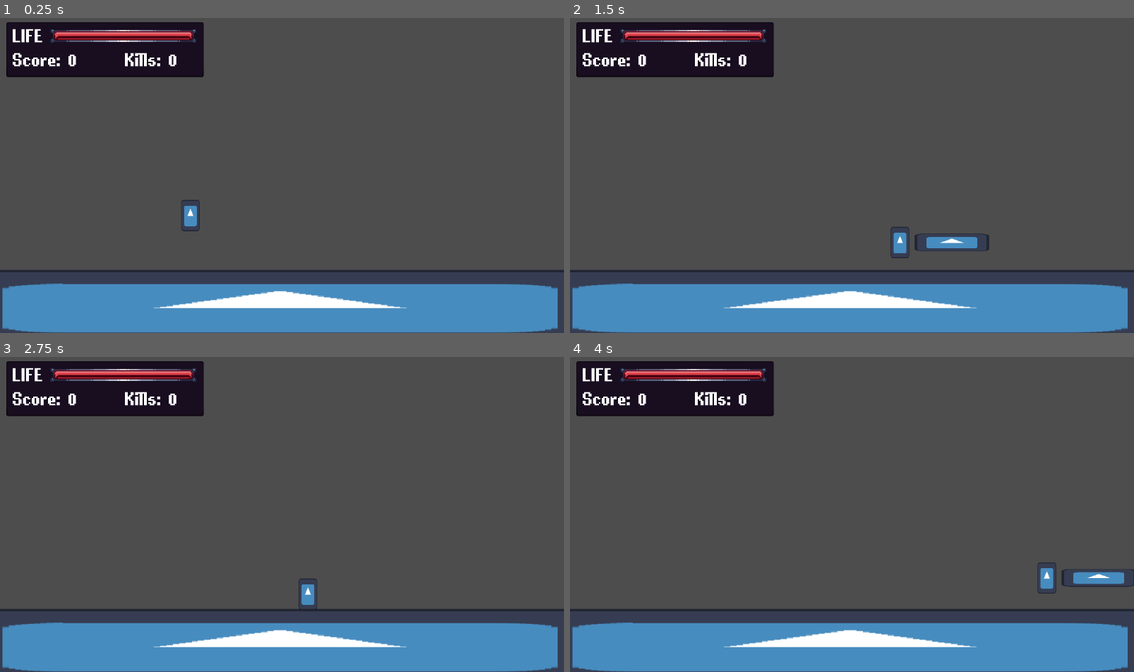
Above: before the commit, frames 1-4 (two rows, left to right).
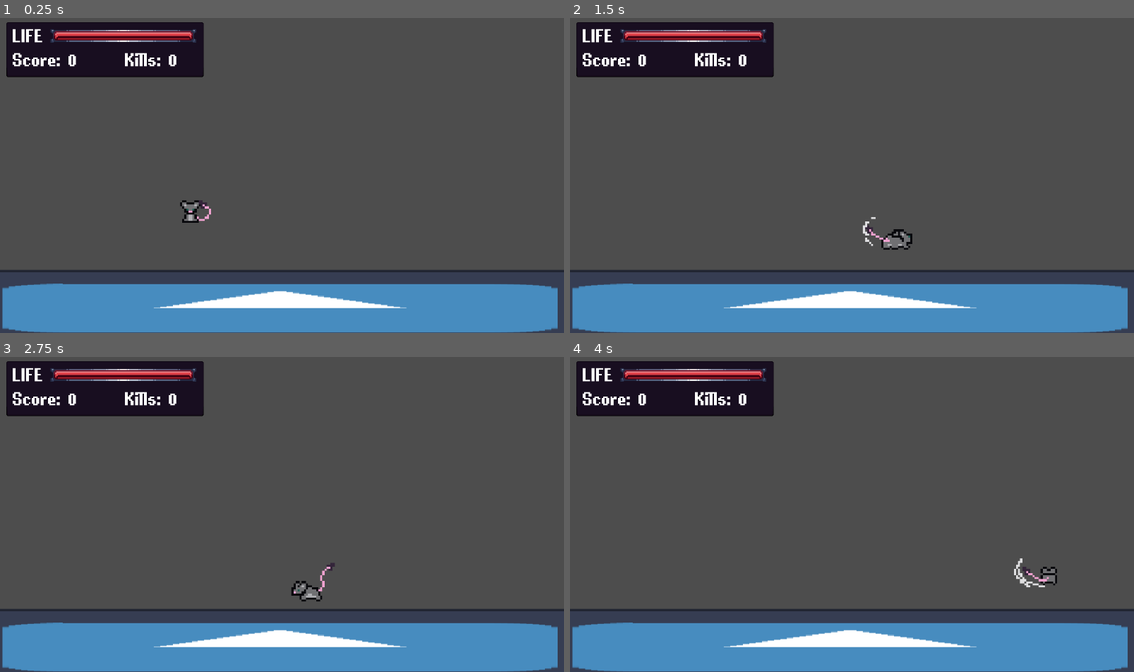
Above: after the commit, the same moments.

Repository: SamHam251/Tutle
Game: Godot game, scene res://scenes/game.tscn
Same seed, same stepped clock (60 frames per second), same inputs: the game is played once before the commit and once after it. The engine's default icon, where the game draws it, is replaced by a stand-in: a white triangle on a blue panel in a dark square.
Inputs (mouse positions are in pixels of both pictures, inside the frame that each line leads up to):
- Up to frame 1 (0.25 s): no input
- Up to frame 2 (1.5 s): tap Enter (ui_accept) at 0.5, 0.77 s; move the mouse to (976, 159) at 0.52 s; hold Right (ui_right) from 0.53 s (still down); right-click (976, 159) at 0.6 s; click (976, 159) at 0.8 s; move the mouse to (739, 191) at 1.27 s; click (739, 191) at 1.35 s
- Up to frame 3 (2.75 s): tap Enter (ui_accept) at 1.52 s; right-click (169, 530) at 1.55 s; move the mouse to (338, 445) at 2.02 s; release Right (ui_right) at 2.03 s; hold Left (ui_left) from 2.03 s (still down); right-click (338, 445) at 2.1 s; click (338, 445) at 2.3 s
- Up to frame 4 (4 s): move the mouse to (823, 577) at 2.77 s; release Left (ui_left) at 2.78 s; hold Right (ui_right) from 2.78 s (still down); click (823, 577) at 2.85 s; tap Enter (ui_accept) at 3.02, 3.77 s; right-click (823, 577) at 3.05 s; move the mouse to (1021, 561) at 3.52 s; right-click (1021, 561) at 3.6 s; click (1021, 561) at 3.8 s

The runs differ from the first frame. In frame 1, 0.3% of the frame differs, in the area x 31-38%, y 57-68%; in frame 2, 0.9%, in the area x 51-75%, y 63-77%; in frame 3, 0.4%; in frame 4, 0.8%.

Commit message:
Fixed Sprites

Diff:
--- a/scenes/player.tscn
+++ b/scenes/player.tscn
@@ -2,6 +2,11 @@
 
 [ext_resource type="Texture2D" uid="uid://barq67eed08is" path="res://icon.svg" id="1_4flbx"]
 [ext_resource type="Script" uid="uid://cl6krmkonue5d" path="res://scripts/character_body_2d.gd" id="1_onrkg"]
+[ext_resource type="Texture2D" uid="uid://bmh7uf78dypsx" path="res://assets/sprites/PlayerSprites/ground slam (1).png" id="3_fjrip"]
+[ext_resource type="Texture2D" uid="uid://xdxc30cgdabi" path="res://assets/sprites/PlayerSprites/idle animation.png" id="4_smehm"]
+[ext_resource type="Texture2D" uid="uid://noon4ory0l1u" path="res://assets/sprites/PlayerSprites/running animation.png" id="5_ur7pv"]
+[ext_resource type="Texture2D" uid="uid://dkia36bj2eqds" path="res://assets/sprites/PlayerSprites/slashing animation.png" id="6_y4r1p"]
+[ext_resource type="Texture2D" uid="uid://xldws1u2snf3" path="res://assets/sprites/PlayerSprites/spinning animation.png" id="7_d2wvv"]
 
 [sub_resource type="CapsuleShape2D" id="CapsuleShape2D_g4v7s"]
 radius = 8.0
@@ -22,14 +27,185 @@
 radius = 5.0
 height = 22.0
 
+[sub_resource type="AtlasTexture" id="AtlasTexture_3v2ag"]
+atlas = ExtResource("3_fjrip")
+region = Rect2(0, 0, 36, 36)
+
+[sub_resource type="AtlasTexture" id="AtlasTexture_jej6c"]
+atlas = ExtResource("3_fjrip")
+region = Rect2(36, 0, 36, 36)
+
+[sub_resource type="AtlasTexture" id="AtlasTexture_f1ej7"]
+atlas = ExtResource("3_fjrip")
+region = Rect2(0, 36, 36, 36)
+
+[sub_resource type="AtlasTexture" id="AtlasTexture_oprun"]
+atlas = ExtResource("3_fjrip")
+region = Rect2(36, 36, 36, 36)
+
+[sub_resource type="AtlasTexture" id="AtlasTexture_a8ls1"]
+atlas = ExtResource("4_smehm")
+region = Rect2(0, 0, 36, 36)
+
+[sub_resource type="AtlasTexture" id="AtlasTexture_qfm1y"]
+atlas = ExtResource("4_smehm")
+region = Rect2(36, 0, 36, 36)
+
+[sub_resource type="AtlasTexture" id="AtlasTexture_fulsm"]
+atlas = ExtResource("4_smehm")
+region = Rect2(0, 36, 36, 36)
+
+[sub_resource type="AtlasTexture" id="AtlasTexture_4r5pv"]
+atlas = ExtResource("4_smehm")
+region = Rect2(36, 36, 36, 36)
+
+[sub_resource type="AtlasTexture" id="AtlasTexture_60mlk"]
+atlas = ExtResource("5_ur7pv")
+region = Rect2(0, 0, 36, 36)
+
+[sub_resource type="AtlasTexture" id="AtlasTexture_i4ail"]
+atlas = ExtResource("5_ur7pv")
+region = Rect2(36, 0, 36, 36)
+
+[sub_resource type="AtlasTexture" id="AtlasTexture_a38lo"]
+atlas = ExtResource("5_ur7pv")
+region = Rect2(0, 36, 36, 36)
+
+[sub_resource type="AtlasTexture" id="AtlasTexture_4ni07"]
+atlas = ExtResource("5_ur7pv")
+region = Rect2(36, 36, 36, 36)
+
+[sub_resource type="AtlasTexture" id="AtlasTexture_l71n6"]
+atlas = ExtResource("6_y4r1p")
+region = Rect2(0, 0, 36, 36)
+
+[sub_resource type="AtlasTexture" id="AtlasTexture_ke2ow"]
+atlas = ExtResource("6_y4r1p")
+region = Rect2(36, 0, 36, 36)
+
+[sub_resource type="AtlasTexture" id="AtlasTexture_ujl30"]
+atlas = ExtResource("6_y4r1p")
+region = Rect2(0, 36, 36, 36)
+
+[sub_resource type="AtlasTexture" id="AtlasTexture_31cv2"]
+atlas = ExtResource("6_y4r1p")
+region = Rect2(36, 36, 36, 36)
+
+[sub_resource type="AtlasTexture" id="AtlasTexture_pf23h"]
+atlas = ExtResource("7_d2wvv")
+region = Rect2(0, 0, 36, 36)
+
+[sub_resource type="AtlasTexture" id="AtlasTexture_dt7fs"]
+atlas = ExtResource("7_d2wvv")
+region = Rect2(36, 0, 36, 36)
+
+[sub_resource type="AtlasTexture" id="AtlasTexture_wqfne"]
+atlas = ExtResource("7_d2wvv")
+region = Rect2(0, 36, 36, 36)
+
+[sub_resource type="AtlasTexture" id="AtlasTexture_wnwbv"]
+atlas = ExtResource("7_d2wvv")
+region = Rect2(36, 36, 36, 36)
+
+[sub_resource type="AtlasTexture" id="AtlasTexture_gl8cc"]
+atlas = ExtResource("7_d2wvv")
+region = Rect2(0, 72, 36, 36)
+
+[sub_resource type="SpriteFrames" id="SpriteFrames_g4v7s"]
+animations = [{
+"frames": [{
+"duration": 1.0,
+"texture": SubResource("AtlasTexture_3v2ag")
+}, {
+"duration": 1.0,
+"texture": SubResource("AtlasTexture_jej6c")
+}, {
+"duration": 1.0,
+"texture": SubResource("AtlasTexture_f1ej7")
+}, {
+"duration": 1.0,
+"texture": SubResource("AtlasTexture_oprun")
+}],
+"loop": 0,
+"name": &"downslash",
+"speed": 15.0
+}, {
+"frames": [{
+"duration": 1.0,
+"texture": SubResource("AtlasTexture_a8ls1")
+}, {
+"duration": 1.0,
+"texture": SubResource("AtlasTexture_qfm1y")
+}, {
+"duration": 1.0,
+"texture": SubResource("AtlasTexture_fulsm")
+}, {
+"duration": 1.0,
+"texture": SubResource("AtlasTexture_4r5pv")
+}],
+"loop": 1,
+"name": &"idle",
+"speed": 5.0
+}, {
+"frames": [{
+"duration": 1.0,
+"texture": SubResource("AtlasTexture_60mlk")
+}, {
+"duration": 1.0,
+"texture": SubResource("AtlasTexture_i4ail")
+}, {
+"duration": 1.0,
+"texture": SubResource("AtlasTexture_a38lo")
+}, {
+"duration": 1.0,
+"texture": SubResource("AtlasTexture_4ni07")
+}],
+"loop": 0,
+"name": &"running",
+"speed": 7.0
+}, {
+"frames": [{
+"duration": 1.0,
+"texture": SubResource("AtlasTexture_l71n6")
+}, {
+"duration": 1.0,
+"texture": SubResource("AtlasTexture_ke2ow")
+}, {
+"duration": 1.0,
+"texture": SubResource("AtlasTexture_ujl30")
+}, {
+"duration": 1.0,
+"texture": SubResource("AtlasTexture_31cv2")
+}],
+"loop": 0,
+"name": &"slash",
+"speed": 15.0
+}, {
+"frames": [{
+"duration": 1.0,
+"texture": SubResource("AtlasTexture_pf23h")
+}, {
+"duration": 1.0,
+"texture": SubResource("AtlasTexture_dt7fs")
+}, {
+"duration": 1.0,
+"texture": SubResource("AtlasTexture_wqfne")
+}, {
+"duration": 1.0,
+"texture": SubResource("AtlasTexture_wnwbv")
+}, {
+"duration": 1.0,
+"texture": SubResource("AtlasTexture_gl8cc")
+}],
+"loop": 0,
+"name": &"spinning",
+"speed": 15.0
+}]
+
 [node name="Player" type="CharacterBody2D" unique_id=1298181546 groups=["friendly", "player"]]
 collision_layer = 16
 script = ExtResource("1_onrkg")
 
-[node name="Sprite2D" type="Sprite2D" parent="." unique_id=261331796]
-scale = Vector2(0.14843751, 0.24999999)
-texture = ExtResource("1_4flbx")
-
 [node name="CollisionHitbox" type="CollisionShape2D" parent="." unique_id=187735370]
 shape = SubResource("CapsuleShape2D_g4v7s")
 
@@ -127,6 +303,13 @@
 [node name="SlashTimer" type="Timer" parent="." unique_id=525837217]
 wait_time = 0.3
 one_shot = true
+
+[node name="AnimatedSprite2D" type="AnimatedSprite2D" parent="." unique_id=857724279]
+texture_filter = 1
+position = Vector2(1.1920929e-07, -7)
+scale = Vector2(2.097222, 2.097222)
+sprite_frames = SubResource("SpriteFrames_g4v7s")
+animation = &"idle"
 
 [connection signal="area_entered" from="RightSlash" to="." method="right_slash"]
 [connection signal="area_entered" from="UpSlash" to="." method="up_slash"]
--- a/scripts/character_body_2d.gd
+++ b/scripts/character_body_2d.gd
@@ -4,7 +4,7 @@
 const SPEED = 300.0
 const JUMP_VELOCITY = -500.0
 @onready var ParryTimer = $"ParryTimer"
-@onready var original_color = $Sprite2D.modulate
+@onready var original_color = $AnimatedSprite2D.modulate
 var up_or_down = 0
 var slashable = true
 var in_range = false
@@ -13,6 +13,8 @@
 var lunge_vel = Vector2.ZERO
 var facing_direction = Vector2.DOWN
 @onready var CollisionHitbox = $CollisionHitbox
+var is_attacking = false
+@onready var sprite: AnimatedSprite2D = $AnimatedSprite2D
 
 # Knockback constants and also iframes i guess
 const KNOCKBACK = Vector2(-200, -150)  # sets your velocity to this when you take damage. sign of x-value depends on the hit direction.
@@ -26,6 +28,8 @@
 	saved_direction = Input.get_vector("ui_left", "ui_right", "ui_up", "ui_down")
 	if saved_direction != Vector2.ZERO:
 		facing = saved_direction
+	if not is_attacking:
+		sprite.play("idle")
 
 	lunge_vel = lunge_vel.move_toward(Vector2.ZERO, 800.0*delta)
 	# Add the gravity.
@@ -38,9 +42,17 @@
 
 		var direction := Input.get_axis("ui_left", "ui_right")
 		if direction:
-
 			velocity.x = direction * SPEED
+			if velocity.x > 0:
+				if not is_attacking:
+					sprite.flip_h = false
+					sprite.play("running")
+			else:
+				if not is_attacking:
+					sprite.flip_h = true
+					sprite.play("running")
 		else:
+
 			velocity.x = move_toward(velocity.x, 0, SPEED)
 		velocity.x += lunge_vel.x
 		if lunge_vel.y != 0:
@@ -48,44 +60,67 @@
 				lunge_vel.y = 0
 			velocity.y = lunge_vel.y
 
+	#velocity == Vector2.ZERO and
+
+
 	move_and_slide()
 	#facing directions
 	if Input.is_action_just_pressed("Slash") and slashable == true:
+		is_attacking = true
 		if facing.y > 0 and not is_on_floor():
 			# print("Slashed down")
+			sprite.play("downslash")
 			slashable = false
 			$Pogo.monitoring = true
-			$Pogo/DownslashSprite.visible = true
-			$SlashTimer.start()
+			$SlashTimer.start()
+			await sprite.animation_finished
+			is_attacking = false
+		elif facing.y > 0:
+				# print("Slashed left")
+			sprite.flip_h = true
+			sprite.play("slash")
+			slashable = false
+			$LeftSlash.monitoring = true
+			$SlashTimer.start()
+			await sprite.animation_finished
+			is_attacking = false
 		elif facing.y < 0:
 			# print("Slashed up")
+			sprite.play("spinning")
 			slashable = false
 			$UpSlash.monitoring = true
-			$"UpSlash/UpSlashSprite".visible = true
-			$SlashTimer.start()
+			$SlashTimer.start()
+			await sprite.animation_finished
+			is_attacking = false
 		elif facing.x > 0:
+			sprite.flip_h = false
+			sprite.play("slash")
 			# print("Slashed right")
 			slashable = false
 			$RightSlash.monitoring = true
-			$RightSlash/RightSlashSprite.visible = true
-			$SlashTimer.start()
+			$SlashTimer.start()
+			await sprite.animation_finished
+			is_attacking = false
 		elif facing.x < 0:
 			# print("Slashed left")
-			slashable = false
-			$LeftSlash/LeftSlashSprite.visible = true
+			sprite.flip_h = true
+			sprite.play("slash")
+			slashable = false
 			$LeftSlash.monitoring = true
 			$SlashTimer.start()
+			await sprite.animation_finished
+			is_attacking = false
 
 	#parry
 	if Input.is_action_just_pressed("Parry"):
 		Global.parry = true
-		$Sprite2D.modulate = Color(original_color.r * 10, original_color.g * 10, original_color.b * 10, original_color.a)
+		sprite.modulate = Color(original_color.r * 10, original_color.g * 10, original_color.b * 10, original_color.a)
 		set_collision_layer_value(8, true)
 		ParryTimer.start()
 		reset_slash()
 
 func reset_parry() -> void:
-	$Sprite2D.modulate = original_color
+	sprite.modulate = original_color
 	Global.parry = false
 	Global.parried = false
 	set_collision_layer_value(8, false)
@@ -98,10 +133,6 @@
 	$UpSlash.monitoring = false
 	$Pogo.monitoring = false
 	$LeftSlash.monitoring = false
-	$RightSlash/RightSlashSprite.visible = false
-	$"UpSlash/UpSlashSprite".visible = false
-	$Pogo/DownslashSprite.visible = false
-	$LeftSlash/LeftSlashSprite.visible = false
 	slashable = true
 	# print("return")
 
Binary file added: assets/sprites/PlayerSprites/ground slam (1).png
Not shown, added: assets/sprites/PlayerSprites/ground slam (1).png.import
Binary file added: assets/sprites/PlayerSprites/idle animation.png
Not shown, added: assets/sprites/PlayerSprites/idle animation.png.import
Binary file added: assets/sprites/PlayerSprites/running animation.png
Not shown, added: assets/sprites/PlayerSprites/running animation.png.import
Binary file added: assets/sprites/PlayerSprites/slashing animation.png
Not shown, added: assets/sprites/PlayerSprites/slashing animation.png.import
Binary file added: assets/sprites/PlayerSprites/spinning animation.png
Not shown, added: assets/sprites/PlayerSprites/spinning animation.png.import
